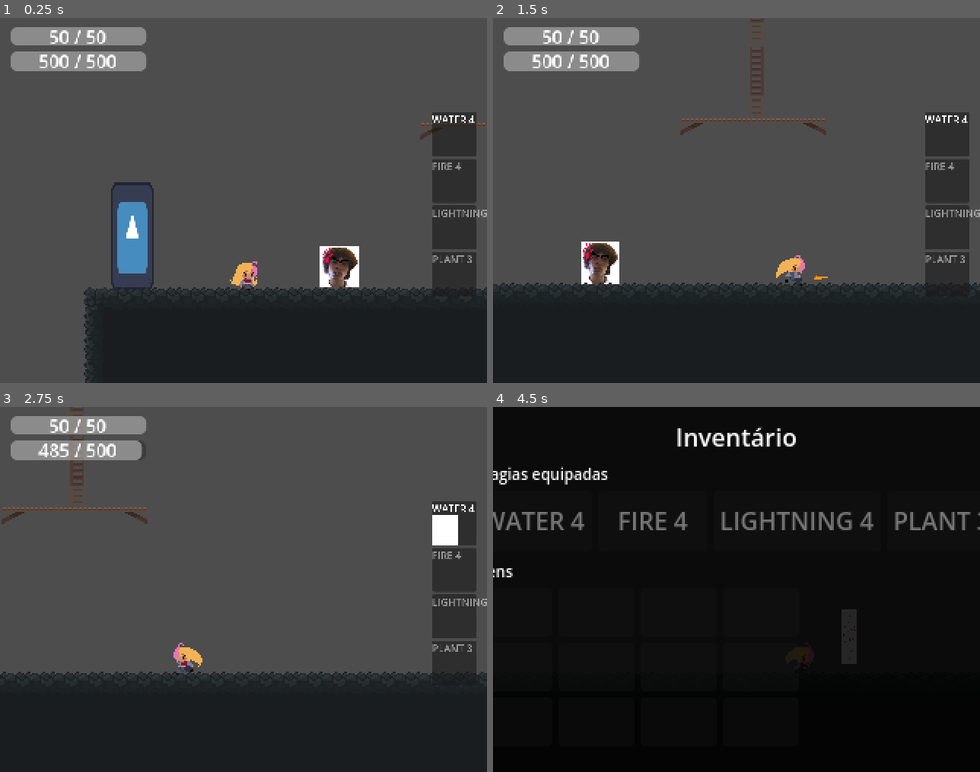
Above: before the commit, frames 1-4 (two rows, left to right).
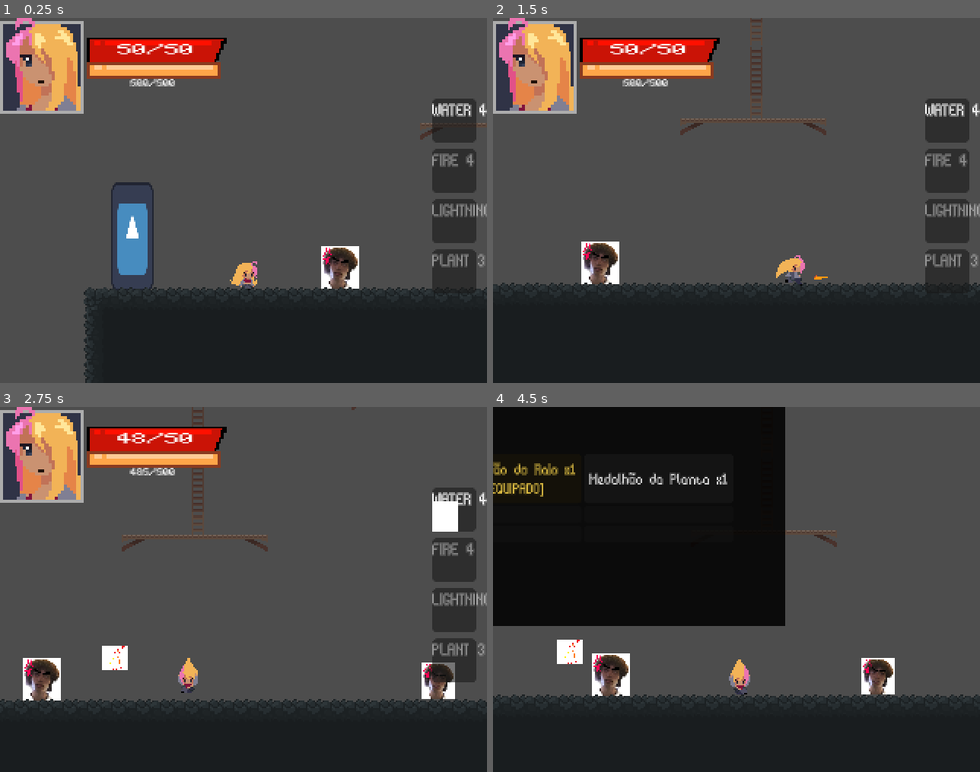
Above: after the commit, the same moments.

Repository: Night-22/projeto_gg
Game: Godot game, scene res://cenas_tscn/node_2d.tscn
Same seed, same stepped clock (60 frames per second), same inputs: the game is played once before the commit and once after it. The engine's default icon, where the game draws it, is replaced by a stand-in: a white triangle on a blue panel in a dark square.
Inputs (mouse positions are in pixels of both pictures, inside the frame that each line leads up to):
- Up to frame 1 (0.25 s): no input
- Up to frame 2 (1.5 s): tap Enter (ui_accept) at 0.5 s; move the mouse to (843, 182) at 0.52 s; hold D (direita) from 0.53 s (still down); right-click (843, 182) at 0.6 s; tap Space (pulo) at 0.77 s; move the mouse to (639, 218) at 1.27 s; click (639, 218) at 1.35 s
- Up to frame 3 (2.75 s): tap Space (pulo) at 1.52 s; right-click (146, 607) at 1.55 s; move the mouse to (292, 509) at 2.02 s; release D (direita) at 2.03 s; hold A (esquerda) from 2.03 s (still down); tap E (cast_spell) at 2.1 s; right-click (292, 509) at 2.3 s
- Up to frame 4 (4.5 s): move the mouse to (712, 662) at 2.77 s; release A (esquerda) at 2.78 s; hold D (direita) 2.78-4.25 s; tap Q (curar) at 2.85 s; tap Space (pulo) at 3.02, 3.77 s; right-click (712, 662) at 3.05 s; move the mouse to (882, 644) at 3.52 s; right-click (882, 644) at 3.6 s; tap I (inventario) at 4.15 s; click (512, 483) at 4.25 s, where only the run after the commit has a clickable "Medalhão do Raio x1"

The runs differ from the first frame. In frame 1, 10% of the frame differs, in the area x 0-100%, y 0-75%; in frame 2, 10%; in frame 3, 20%; in frame 4, 60%, in the area x 0-100%, y 0-100%.

Commit message:
dash elemental + medalhao item + arte da hud

Diff:
--- a/cenas_tscn/inimigos_tscn/bosses/raio_boss.tscn
+++ b/cenas_tscn/inimigos_tscn/bosses/raio_boss.tscn
@@ -158,7 +158,7 @@
 }],
 "loop": 0,
 "name": &"raio",
-"speed": 10.0
+"speed": 5.0
 }, {
 "frames": [{
 "duration": 1.0,
@@ -203,9 +203,7 @@
 position = Vector2(0, -90)
 scale = Vector2(1.5, 1.863)
 sprite_frames = SubResource("SpriteFrames_g4v7s")
-animation = &"soco"
-frame = 7
-frame_progress = 1.0
+animation = &"raio"
 
 [node name="Nucleo" type="Sprite2D" parent="." unique_id=1703592488]
 visible = false
--- a/cenas_tscn/menus/craft_menu.gd
+++ b/cenas_tscn/menus/craft_menu.gd
@@ -50,6 +50,8 @@
 @onready var custo_label: Label = $PainelDetalhes/Conteúdo/Custo
 @onready var quantidade_label: Label = $PainelDetalhes/Conteúdo/Quantidade
 @onready var botao_craftar: Button = $"PainelDetalhes/Conteúdo/BotaoCraftar"
+@onready var fonte = preload("uid://bxls3mwagmlq3")
+
 
 func _ready() -> void:
 	process_mode = Node.PROCESS_MODE_ALWAYS
--- a/cenas_tscn/menus/craft_menu.tscn
+++ b/cenas_tscn/menus/craft_menu.tscn
@@ -3,6 +3,7 @@
 [ext_resource type="Script" uid="uid://bhnb4w6yc4ufg" path="res://cenas_tscn/menus/craft_menu.gd" id="0_craft"]
 [ext_resource type="Texture2D" uid="uid://ck8lmcrqidd5h" path="res://placeholder/agua.png" id="1_sw6j1"]
 [ext_resource type="Texture2D" uid="uid://crlw7kfpv1o38" path="res://placeholder/fogo.png" id="2_1igbi"]
+[ext_resource type="FontFile" uid="uid://bxls3mwagmlq3" path="res://assets/BitPotionExt.ttf" id="2_em680"]
 [ext_resource type="Texture2D" uid="uid://cvx34lbmdhbdy" path="res://placeholder/raio.png" id="3_em680"]
 [ext_resource type="Texture2D" uid="uid://biau3j3v2umoy" path="res://placeholder/planta.png" id="4_mopib"]
 
@@ -21,12 +22,13 @@
 
 [node name="Titulo" type="Label" parent="." unique_id=2018610770]
 texture_filter = 2
-offset_left = 41.999996
-offset_right = 382.0
+offset_left = 118.00001
+offset_right = 458.0
 offset_bottom = 63.0
 scale = Vector2(0.68302894, 0.68302894)
 size_flags_horizontal = 4
 size_flags_vertical = 0
+theme_override_fonts/font = ExtResource("2_em680")
 theme_override_font_sizes/font_size = 45
 text = "Craft de magias"
 
@@ -45,9 +47,9 @@
 [node name="AlmasContainer" type="HBoxContainer" parent="." unique_id=959388311]
 custom_maximum_size = Vector2(600, 360)
 offset_left = 18.0
-offset_top = 53.0
+offset_top = 32.0
 offset_right = 558.0
-offset_bottom = 413.0
+offset_bottom = 392.0
 scale = Vector2(0.23053364, 0.23053364)
 theme_override_constants/separation = 60
 
@@ -62,6 +64,7 @@
 
 [node name="Quantidade" type="Label" parent="AlmasContainer/Agua" unique_id=276433753]
 layout_mode = 2
+theme_override_fonts/font = ExtResource("2_em680")
 theme_override_font_sizes/font_size = 28
 text = "6"
 
--- a/cenas_tscn/menus/general_inventory.gd
+++ b/cenas_tscn/menus/general_inventory.gd
@@ -25,6 +25,13 @@
 
 @onready var grid_magias: GridContainer = $Fundo/VBoxContainer/MagiasEquipadas/GridMagias
 @onready var grid_itens: GridContainer = $Fundo/VBoxContainer/Itens/GridItens
+
+var medalhao_elementos = {
+	"medalhao_fogo": 0,
+	"medalhao_agua": 1,
+	"medalhao_raio": 2,
+	"medalhao_planta": 3
+}
 
 
 func _ready() -> void:
@@ -123,11 +130,35 @@
 
 		if i < player.inventario_itens.size():
 			var item = player.inventario_itens[i]
-			caixa.text = "%s x%d" % [item.get("nome", "?"), item.get("quantidade", 1)]
+			var texto = "%s x%d" % [item.get("nome", "?"), item.get("quantidade", 1)]
+			var id = item.get("id", "")
+
+			if medalhao_elementos.has(id):
+				var elemento = medalhao_elementos[id]
+
+				caixa.disabled = false
+
+				if player.obter_medalhao_ativo() == elemento:
+					caixa.text = texto + "\n[EQUIPADO]"
+					caixa.modulate = Color(1.0, 0.85, 0.3)
+				else:
+					caixa.text = texto
+
+				caixa.pressed.connect(_on_medalhao_pressed.bind(elemento))
+			else:
+				caixa.text = texto
 		else:
 			caixa.text = ""
 
 		grid_itens.add_child(caixa)
+
+
+func _on_medalhao_pressed(elemento: int) -> void:
+	if player == null:
+		return
+
+	player.alternar_medalhao(elemento)
+	atualizar_itens()
 
 
 func get_spell_name(spell_id) -> String:
--- a/cenas_tscn/menus/general_inventory.tscn
+++ b/cenas_tscn/menus/general_inventory.tscn
@@ -5,6 +5,8 @@
 [node name="InventarioGeral" type="CanvasLayer" unique_id=754743051]
 process_mode = 3
 layer = 2
+scale = Vector2(0.6, 0.6)
+transform = Transform2D(0.6, 0, 0, 0.6, 0, 0)
 script = ExtResource("1")
 
 [node name="Fundo" type="ColorRect" parent="." unique_id=1078846619]
@@ -26,6 +28,7 @@
 offset_bottom = -8.0
 grow_horizontal = 2
 grow_vertical = 2
+scale = Vector2(0.6, 0.6)
 theme_override_constants/separation = 6
 
 [node name="Titulo" type="Label" parent="Fundo/VBoxContainer" unique_id=1235471502]
--- a/cenas_tscn/menus/hud.gd
+++ b/cenas_tscn/menus/hud.gd
@@ -2,8 +2,8 @@
 
 var player
 
-@onready var health_bar: ProgressBar = $Interface/HealthBar
-@onready var mana_bar: ProgressBar = $Interface/ManaBar
+@onready var health_bar: TextureProgressBar = $Interface/HealthBar
+@onready var mana_bar: TextureProgressBar = $Interface/ManaBar
 
 @onready var spell_1_name: Label = $Interface/SpellBar/SpellSlot1/Label
 @onready var spell_2_name: Label = $Interface/SpellBar/SpellSlot2/Label
@@ -80,11 +80,11 @@
 func update_bars() -> void:
 	health_bar.max_value = player.max_life
 	health_bar.value = player.Life
-	health_text.text = str(player.Life) +  " / " + str(player.max_life)
+	health_text.text = str(player.Life) +  "/" + str(player.max_life)
 
 	mana_bar.max_value = player.max_mana
 	mana_bar.value = player.Mana
-	mana_text.text = str(player.Mana) +  " / " + str(player.max_mana)
+	mana_text.text = str(player.Mana) +  "/" + str(player.max_mana)
 
 
 func update_spell_names() -> void:
--- a/cenas_tscn/menus/hud.tscn
+++ b/cenas_tscn/menus/hud.tscn
@@ -1,9 +1,20 @@
 [gd_scene format=3 uid="uid://bytt2gxhnkgtd"]
 
 [ext_resource type="Script" uid="uid://d64q2ahvpa6i" path="res://cenas_tscn/menus/hud.gd" id="1_ahplq"]
+[ext_resource type="Texture2D" uid="uid://cgihnu8h2uekd" path="res://assets/hud/icone_perso.png" id="2_4vek8"]
+[ext_resource type="Texture2D" uid="uid://c50uvail0l78o" path="res://assets/hud/preto_da_vida.png" id="3_ee3o1"]
+[ext_resource type="Texture2D" uid="uid://d1hvkel4qqcq1" path="res://assets/hud/vida.png" id="4_qxet8"]
+[ext_resource type="Texture2D" uid="uid://dreq1yqksu0jw" path="res://assets/hud/preto_da_stamina.png" id="5_8oxfb"]
+[ext_resource type="Texture2D" uid="uid://b4deswht2a7m3" path="res://assets/hud/stamina.png" id="6_0b6lw"]
 
 [node name="Hud" type="CanvasLayer" unique_id=249675550]
 script = ExtResource("1_ahplq")
+
+[node name="icone" type="TextureRect" parent="." unique_id=1725340622]
+offset_right = 153.0
+offset_bottom = 65.0
+scale = Vector2(1.1199999, 1)
+texture = ExtResource("2_4vek8")
 
 [node name="Interface" type="Control" parent="." unique_id=1726835691]
 layout_mode = 3
@@ -13,15 +24,16 @@
 grow_horizontal = 2
 grow_vertical = 2
 
-[node name="HealthBar" type="ProgressBar" parent="Interface" unique_id=1489437378]
+[node name="HealthBar" type="TextureProgressBar" parent="Interface" unique_id=1488110981]
 layout_mode = 1
-offset_left = 7.0
-offset_top = 6.0
-offset_right = 127.688446
-offset_bottom = 22.272598
-scale = Vector2(0.737436, 0.737436)
+offset_left = 12.0
+offset_top = 11.000001
+offset_right = 143.53683
+offset_bottom = 43.0
+scale = Vector2(1.5515032, 1.1113931)
 value = 100.0
-show_percentage = false
+texture_under = ExtResource("3_ee3o1")
+texture_progress = ExtResource("4_qxet8")
 
 [node name="HealthText" type="Label" parent="Interface/HealthBar" unique_id=2089174677]
 layout_mode = 1
@@ -30,22 +42,25 @@
 anchor_top = 0.5
 anchor_right = 0.5
 anchor_bottom = 0.5
-offset_left = -20.0
-offset_top = -11.5
-offset_right = 20.0
-offset_bottom = 11.5
+offset_left = -19.361809
+offset_top = -6.1025133
+offset_right = 37.63819
+offset_bottom = 14.897488
 grow_horizontal = 2
 grow_vertical = 2
+scale = Vector2(0.5, 0.312)
+text = "Falai glr"
 
-[node name="ManaBar" type="ProgressBar" parent="Interface" unique_id=1350334871]
+[node name="ManaBar" type="TextureProgressBar" parent="Interface" unique_id=126292285]
 layout_mode = 1
-offset_left = 7.0
-offset_top = 22.0
-offset_right = 127.688446
-offset_bottom = 39.628647
-scale = Vector2(0.737436, 0.737436)
+offset_left = 11.0
+offset_top = 4.0
+offset_right = 131.68845
+offset_bottom = 36.0
+scale = Vector2(1.5896319, 1.4909453)
 value = 100.0
-show_percentage = false
+texture_under = ExtResource("5_8oxfb")
+texture_progress = ExtResource("6_0b6lw")
 
 [node name="ManaText" type="Label" parent="Interface/ManaBar" unique_id=374329060]
 layout_mode = 1
@@ -54,12 +69,13 @@
 anchor_top = 0.5
 anchor_right = 0.5
 anchor_bottom = 0.5
-offset_left = -20.0
-offset_top = -11.5
-offset_right = 20.0
-offset_bottom = 11.5
+offset_left = 11.370499
+offset_top = 12.840761
+offset_right = 51.3705
+offset_bottom = 35.84076
 grow_horizontal = 2
 grow_vertical = 2
+scale = Vector2(0.20614238, 0.16590464)
 
 [node name="SpellBar" type="VBoxContainer" parent="Interface" unique_id=1731993230]
 custom_minimum_size = Vector2(70, 50)
--- a/cenas_tscn/menus/spell_inventory.tscn
+++ b/cenas_tscn/menus/spell_inventory.tscn
@@ -42,7 +42,6 @@
 columns = 4
 
 [node name="Water1" type="Button" parent="Background/MarginContainer/VBoxContainer/InventoryGrid" unique_id=1915124477]
-custom_maximum_size = Vector2(-1, 50)
 layout_mode = 2
 text = "Water 1"
 
--- a/cenas_tscn/node_2d.tscn
+++ b/cenas_tscn/node_2d.tscn
@@ -9,7 +9,7 @@
 [ext_resource type="PackedScene" uid="uid://hybms7ye30td" path="res://cenas_tscn/prefabs/escada.tscn" id="8_wcvwo"]
 [ext_resource type="PackedScene" uid="uid://mclffitbrwmy" path="res://cenas_tscn/menus/craft_menu.tscn" id="10_ne5t3"]
 [ext_resource type="PackedScene" path="res://cenas_tscn/menus/bancada_menu.tscn" id="11_bancmenu"]
-[ext_resource type="PackedScene" uid="uid://j18sjxu2v840" path="res://cenas_tscn/inimigos_tscn/lightning_conjurer.tscn" id="12_0fuwc"]
+[ext_resource type="PackedScene" uid="uid://ke6kanckcx4q" path="res://cenas_tscn/inimigos_tscn/fire_wizard.tscn" id="12_0fuwc"]
 [ext_resource type="PackedScene" path="res://cenas_tscn/menus/save_menu.tscn" id="12_savemenu"]
 [ext_resource type="PackedScene" uid="uid://bk45va1uoed6h" path="res://cenas_tscn/menus/general_inventory.tscn" id="13_geninv"]
 
@@ -90,16 +90,22 @@
 shape = SubResource("RectangleShape2D_ydpk4")
 
 [node name="Hud" parent="." unique_id=249675550 instance=ExtResource("5_ebefr")]
+visible = false
 
 [node name="SpellInventory" parent="." unique_id=1732352662 instance=ExtResource("6_7juhd")]
+visible = false
 
 [node name="CraftMenu" parent="." unique_id=621457444 instance=ExtResource("10_ne5t3")]
+visible = false
 
 [node name="BancadaMenu" parent="." unique_id=1183963467 instance=ExtResource("11_bancmenu")]
+visible = false
 
 [node name="SaveMenu" parent="." unique_id=2105074129 instance=ExtResource("12_savemenu")]
+visible = false
 
 [node name="InventarioGeral" parent="." unique_id=1844395041 instance=ExtResource("13_geninv")]
+visible = false
 
 [node name="Tilemap" type="Node2D" parent="." unique_id=45169895]
 
@@ -126,6 +132,5 @@
 tile_map_data = PackedByteArray("AAAOABwAAAALAAUAAAAPABwAAAAMAAUAAAAQABwAAAAMAAUAAAARABwAAAAMAAUAAAASABwAAAAMAAUAAAATABwAAAALAAUAABA=")
 tile_set = ExtResource("2_ne5t3")
 
-[node name="lightning_conjurer" parent="." unique_id=1195204345 instance=ExtResource("12_0fuwc")]
-visible = false
-position = Vector2(880, 514)
+[node name="fire_wizard" parent="." unique_id=2065534413 instance=ExtResource("12_0fuwc")]
+position = Vector2(593, 510)
--- a/cenas_tscn/player.tscn
+++ b/cenas_tscn/player.tscn
@@ -619,6 +619,34 @@
 offset_bottom = -5.0
 theme_override_font_sizes/font_size = 10
 
+[node name="dashHitBox" type="Area2D" parent="." unique_id=-737673184]
+monitoring = false
+monitorable = false
+
+[node name="collision" type="CollisionShape2D" parent="dashHitBox" unique_id=-737673183]
+position = Vector2(0, 1)
+shape = SubResource("RectangleShape2D_xojfc")
+disabled = true
+debug_color = Color(1, 0.7, 0.1, 0.42)
+
+[node name="dashAura" type="CPUParticles2D" parent="." unique_id=-737673182]
+emitting = false
+amount = 24
+lifetime = 0.4
+explosiveness = 0.15
+randomness = 0.4
+emission_shape = 1
+emission_sphere_radius = 12.0
+direction = Vector2(0, -1)
+spread = 180.0
+gravity = Vector2(0, -18)
+initial_velocity_min = 12.0
+initial_velocity_max = 34.0
+angular_velocity_min = -90.0
+angular_velocity_max = 90.0
+scale_amount_min = 0.06
+scale_amount_max = 0.12
+
 [connection signal="animation_finished" from="anim" to="." method="_on_animated_sprite_2d_animation_finished"]
 [connection signal="body_entered" from="hurtBox" to="." method="_on_hurt_box_body_entered"]
 [connection signal="body_entered" from="attackHitBox" to="." method="_on_attack_hit_box_body_entered"]
--- a/cenas_tscn/salas/sala_boss_aranha.tscn
+++ b/cenas_tscn/salas/sala_boss_aranha.tscn
@@ -272,7 +272,7 @@
 offset_right = 150.0
 offset_bottom = 291.0
 grow_horizontal = 2
-text = "ARANHA"
+text = "Diana a Aranha"
 horizontal_alignment = 1
 metadata/_edit_use_anchors_ = true
 
@@ -345,6 +345,7 @@
 
 [node name="soundtrack" type="AudioStreamPlayer" parent="." unique_id=215040991]
 stream = ExtResource("10_1sj3y")
+parameters/looping = false
 
 [node name="Escada" parent="." unique_id=1403829435 instance=ExtResource("11_flnu0")]
 position = Vector2(88, 196.00002)
--- a/cenas_tscn/salas/sala_boss_raio.tscn
+++ b/cenas_tscn/salas/sala_boss_raio.tscn
@@ -147,7 +147,7 @@
 offset_right = 382.0
 offset_bottom = 19.0
 theme_override_font_sizes/font_size = 10
-text = "CHEFE DE RAIO"
+text = "Rebecca, a mestra dos raios"
 horizontal_alignment = 1
 
 [node name="BarraVidaChefe" type="ProgressBar" parent="HudChefe/Interface" unique_id=283891761]
@@ -164,6 +164,7 @@
 
 [node name="soundtrack" type="AudioStreamPlayer" parent="." unique_id=659288758]
 stream = ExtResource("8_5aigr")
+parameters/looping = false
 
 [node name="Marker2D" type="Marker2D" parent="." unique_id=921431593]
 position = Vector2(190, 60)
--- a/project.godot
+++ b/project.godot
@@ -36,6 +36,12 @@
 Inventario=""
 Craft_menu=""
 Bancada=""
+
+[gui]
+
+theme/default_font_hinting=2
+theme/default_theme_scale=2.5
+theme/custom_font="uid://bxls3mwagmlq3"
 
 [input]
 
@@ -148,3 +154,4 @@
 rendering_device/driver.windows="d3d12"
 renderer/rendering_method="gl_compatibility"
 renderer/rendering_method.mobile="gl_compatibility"
+2d/snap/snap_2d_transforms_to_pixel=true
--- a/scripts_gd/enemy.gd
+++ b/scripts_gd/enemy.gd
@@ -17,8 +17,8 @@
 @export var elemento_nativo: ElementoNativo = ElementoNativo.SEM_ELEMENTO
 @export var chance_drop_alma := 1.0
 
-@export var knockback_force := 300
-@export var knockback_up_force := -220
+@export var knockback_force := 100
+@export var knockback_up_force := -120
 @export var knockback_ataque := 30
 
 var dead := false
--- a/scripts_gd/player.gd
+++ b/scripts_gd/player.gd
@@ -114,6 +114,44 @@
 
 var air_dash_available = true
 
+@export var elemental_dash_speed := 250.0
+@export var elemental_dash_damage := 8
+@export var elemental_dash_mana_reward := 5
+
+var medalhao_ativo := -1
+
+var current_dash_element := -1
+
+var dash_hit_targets: Array = []
+
+var dash_invulnerable := false
+
+var medalhao_ids = {
+	0: "medalhao_fogo",
+	1: "medalhao_agua",
+	2: "medalhao_raio",
+	3: "medalhao_planta"
+}
+
+var medalhao_nomes = {
+	0: "Medalhão do Fogo",
+	1: "Medalhão da Água",
+	2: "Medalhão do Raio",
+	3: "Medalhão da Planta"
+}
+
+
+var element_particle_textures = {
+	0: preload("res://placeholder/fogo.png"),
+	1: preload("res://placeholder/agua.png"),
+	2: preload("res://placeholder/raio.png"),
+	3: preload("res://placeholder/planta.png")
+}
+
+@onready var dash_hit_box: Area2D = $dashHitBox
+@onready var dash_hit_box_collision: CollisionShape2D = $dashHitBox/collision
+@onready var dash_aura: CPUParticles2D = $dashAura
+
 var damage_knockback := Vector2.ZERO
 
 @export var knockback_force := 200.0
@@ -260,6 +298,15 @@
 	setup_spells()
 	update_imbued_element()
 
+	dash_hit_box.body_entered.connect(_on_dash_hit_box_body_entered)
+	dash_hit_box.area_entered.connect(_on_dash_hit_box_area_entered)
+
+
+	adicionar_item("medalhao_fogo", "Medalhão do Fogo", "res://placeholder/fogo.png")
+	adicionar_item("medalhao_agua", "Medalhão da Água", "res://placeholder/agua.png")
+	adicionar_item("medalhao_raio", "Medalhão do Raio", "res://placeholder/raio.png")
+	adicionar_item("medalhao_planta", "Medalhão da Planta", "res://placeholder/planta.png")
+
 
 func _physics_process(delta: float) -> void:
 	if Life <= 0:
@@ -505,7 +552,7 @@
 	lock_player()
 	anim.play("die")
 	await anim.animation_finished
-	var ultimo := SaveManager.obter_ultimo_save()
+	var ultimo = SaveManager.obter_ultimo_save()
 	if ultimo != -1:
 			await SaveManager.carregar_jogo(ultimo)
 	unlock_player()
@@ -556,6 +603,7 @@
 		"magias_desbloqueadas": spell_inventory.duplicate(),
 		"magias_equipadas": equipped_spells.duplicate(),
 		"itens": inventario_itens.duplicate(true),
+		"medalhao_ativo": medalhao_ativo,
 		"checkpoint_cena": caminho_cena,
 		"checkpoint_pos_x": respawn_position.x,
 		"checkpoint_pos_y": respawn_position.y
@@ -585,6 +633,11 @@
 		equipped_spells.append(int(spell_id))
 
 	inventario_itens = dados.get("itens", [])
+
+	medalhao_ativo = int(dados.get("medalhao_ativo", -1))
+
+	if medalhao_ativo != -1 and !possui_medalhao(medalhao_ativo):
+		medalhao_ativo = -1
 
 	var pos_x = float(dados.get("checkpoint_pos_x", global_position.x))
 	var pos_y = float(dados.get("checkpoint_pos_y", global_position.y))
@@ -897,6 +950,136 @@
 	update_imbued_element()
 
 
+func possui_medalhao(elemento: int) -> bool:
+	if !medalhao_ids.has(elemento):
+		return false
+
+	var id = medalhao_ids[elemento]
+
+	for item in inventario_itens:
+		if item["id"] == id and item.get("quantidade", 0) > 0:
+			return true
+
+	return false
+
+
+func ativar_medalhao(elemento: int) -> bool:
+	if !medalhao_ids.has(elemento):
+		return false
+
+	if !possui_medalhao(elemento):
+		return false
+
+	medalhao_ativo = elemento
+
+	return true
+
+
+func desativar_medalhao() -> void:
+	medalhao_ativo = -1
+
+
+func alternar_medalhao(elemento: int) -> bool:
+	if medalhao_ativo == elemento:
+		desativar_medalhao()
+		return true
+
+	return ativar_medalhao(elemento)
+
+
+func obter_medalhao_ativo() -> int:
+	return medalhao_ativo
+
+
+func obter_cor_dash_atual() -> Color:
+	if current_dash_element != -1 and element_colors.has(current_dash_element):
+		return element_colors[current_dash_element]
+
+	return Color(1, 1, 1, 1)
+
+
+func iniciar_dash_elemental() -> void:
+	dash_hit_targets.clear()
+	dash_invulnerable = true
+
+	dash_hit_box_collision.disabled = false
+	dash_hit_box.monitoring = true
+
+	for inimigo in get_tree().get_nodes_in_group("Inimigo"):
+		if is_instance_valid(inimigo) and inimigo is CollisionObject2D:
+			add_collision_exception_with(inimigo)
+
+	if element_colors.has(current_dash_element):
+		dash_aura.color = element_colors[current_dash_element]
+
+	if element_particle_textures.has(current_dash_element):
+		dash_aura.texture = element_particle_textures[current_dash_element]
+
+	dash_aura.restart()
+	dash_aura.emitting = true
+
+
+func finalizar_dash_elemental() -> void:
+	dash_invulnerable = false
+
+	dash_hit_box.monitoring = false
+	dash_hit_box_collision.disabled = true
+
+	dash_aura.emitting = false
+
+	for inimigo in get_tree().get_nodes_in_group("Inimigo"):
+		if is_instance_valid(inimigo) and inimigo is CollisionObject2D:
+			remove_collision_exception_with(inimigo)
+
+	dash_hit_targets.clear()
+
+
+func _on_dash_hit_box_body_entered(body: Node2D) -> void:
+	if current_dash_element == -1:
+		return
+
+	if body == self:
+		return
+
+	if !body.is_in_group("Inimigo"):
+		return
+
+	if body in dash_hit_targets:
+		return
+
+	dash_hit_targets.append(body)
+
+	var dano = elemental_dash_damage
+
+	if body.has_method("_aplicar_elemento"):
+		dano = body._aplicar_elemento(
+			current_dash_element,
+			dano,
+			global_position.x
+		)
+
+	if body.has_method("_dano"):
+		body._dano(dano, global_position.x)
+
+	Mana = min(Mana + elemental_dash_mana_reward, max_mana)
+
+
+func _on_dash_hit_box_area_entered(area: Area2D) -> void:
+	if current_dash_element == -1:
+		return
+
+	if !area.is_in_group("ProjetilInimigo"):
+		return
+
+	if area in dash_hit_targets:
+		return
+
+	dash_hit_targets.append(area)
+
+	if is_instance_valid(area):
+		area.queue_free()
+
+
 func state_idle(delta):
 	anim.flip_h = last_direction < 0
 
@@ -1134,6 +1317,11 @@
 	anim.flip_h = last_direction < 0
 
 	if dash_timer <= 0:
+		if current_dash_element != -1:
+			finalizar_dash_elemental()
+
+		current_dash_element = -1
+
 		if is_on_floor():
 			var direction := Input.get_action_strength("direita") - Input.get_action_strength("esquerda")
 
@@ -1219,11 +1407,15 @@
 
 	dash_timer = dash_time
 	current_state = State.DASH
+	current_dash_element = medalhao_ativo
 
 	if last_direction == 0:
 		last_direction = 1
 
 	velocity.y = 0
+
+	if current_dash_element != -1:
+		iniciar_dash_elemental()
 
 
 func start_coyote():
@@ -1319,7 +1511,7 @@
 
 
 func receber_dano(dano: int, origem_x: float) -> void:
-	if Life <= 0 or invulnerable:
+	if Life <= 0 or invulnerable or dash_invulnerable:
 		return
 
 	iniciar_iframe()
@@ -1504,6 +1696,7 @@
 	var playerCopyNode = anim.duplicate()
 	get_parent().add_child(playerCopyNode)
 	playerCopyNode.global_position = global_position
+	playerCopyNode.modulate = obter_cor_dash_atual()
 	playerCopyNode.modulate.a = 0.0
 
 	var animationTime = dash_timer / 2.0
@@ -1593,6 +1786,9 @@
 	if dentro_da_agua:
 		return dash_speed_agua
 
+	if current_dash_element != -1:
+		return elemental_dash_speed
+
 	return dash_speed
 
 
Binary file added: assets/BitPotionExt.ttf
Not shown, added: assets/BitPotionExt.ttf.import
